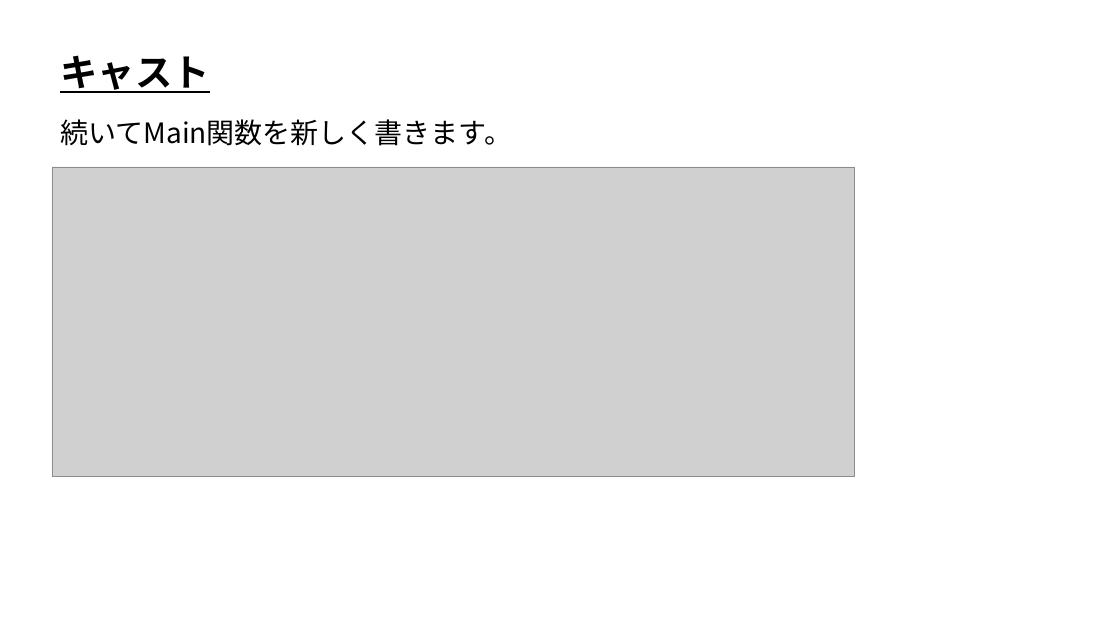
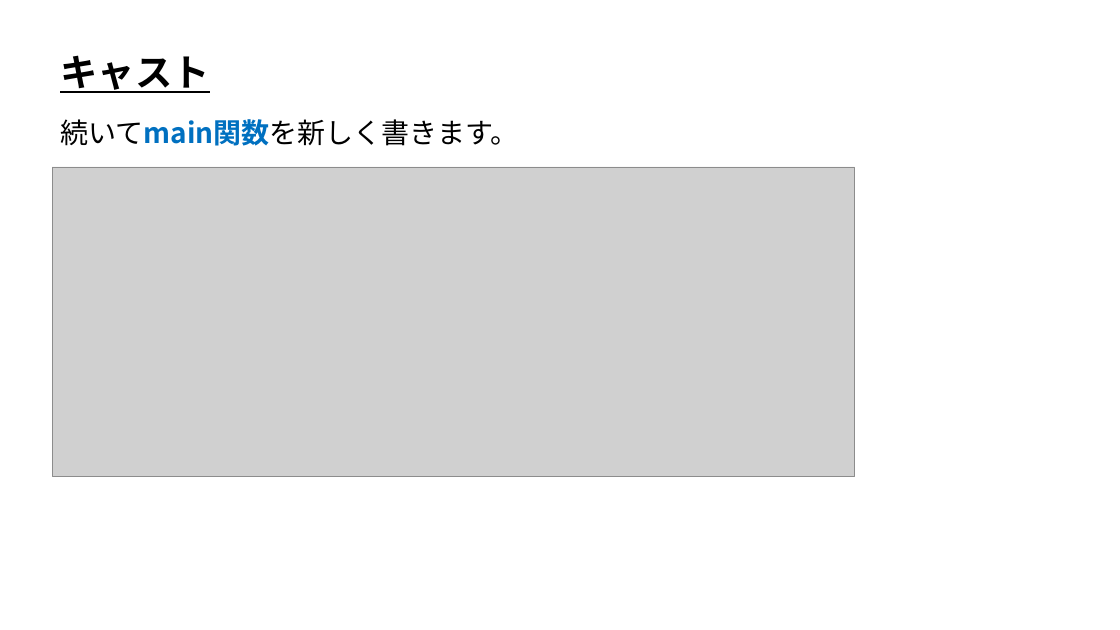
Before and after one commit to ArakiYusuke-Ohara/Textbook, a slide deck: slide 11 of ゲーム科1年/01_後期/プログラミングⅢ/20_キャスト.pptx. Drawn at 1120x630 pixels with LibreOffice and Linux fonts; fonts in the diff are those of the drawing; grey boxes stand for pictures. Boxes give left, top, right and bottom in pixels: in the first picture for what was removed or moved away, otherwise in the second. Text is boxed around its words. In the diff, an @@ line names an element or a change of style, - is before the commit and + after.

```diff
--- a/ゲーム科1年/01_後期/プログラミングⅢ/20_キャスト.pptx
+++ b/ゲーム科1年/01_後期/プログラミングⅢ/20_キャスト.pptx
@@ text at [60, 119, 518, 146]: text changed @@
-続いてMain関数を新しく書きます。
+続いてmain関数を新しく書きます。
```
Also in this commit, not shown: 2 other slides changed, 11 other files.
